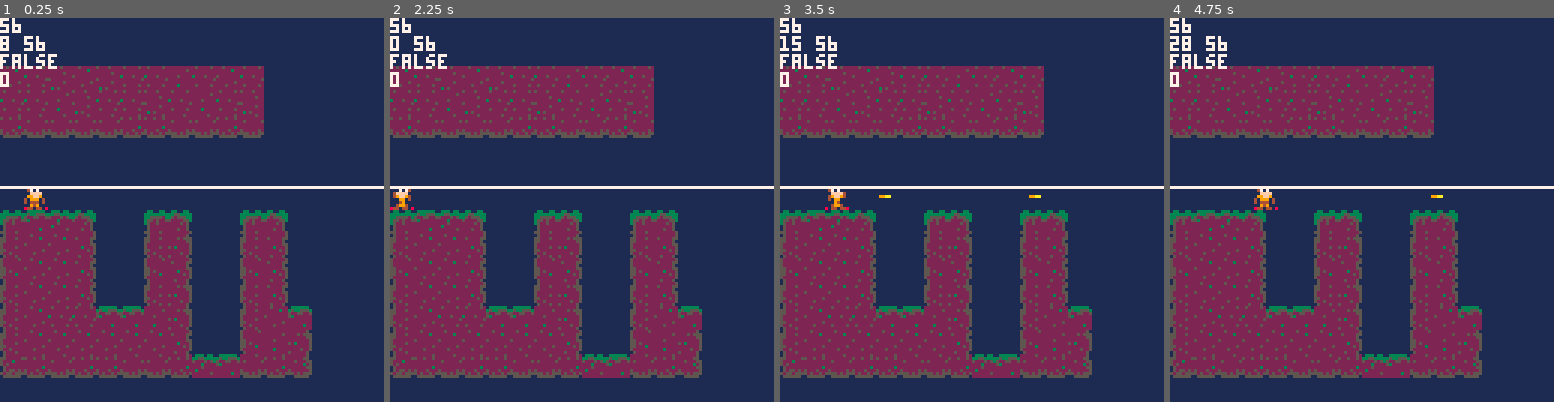
Above: before the commit, frames 1-4 (left to right).
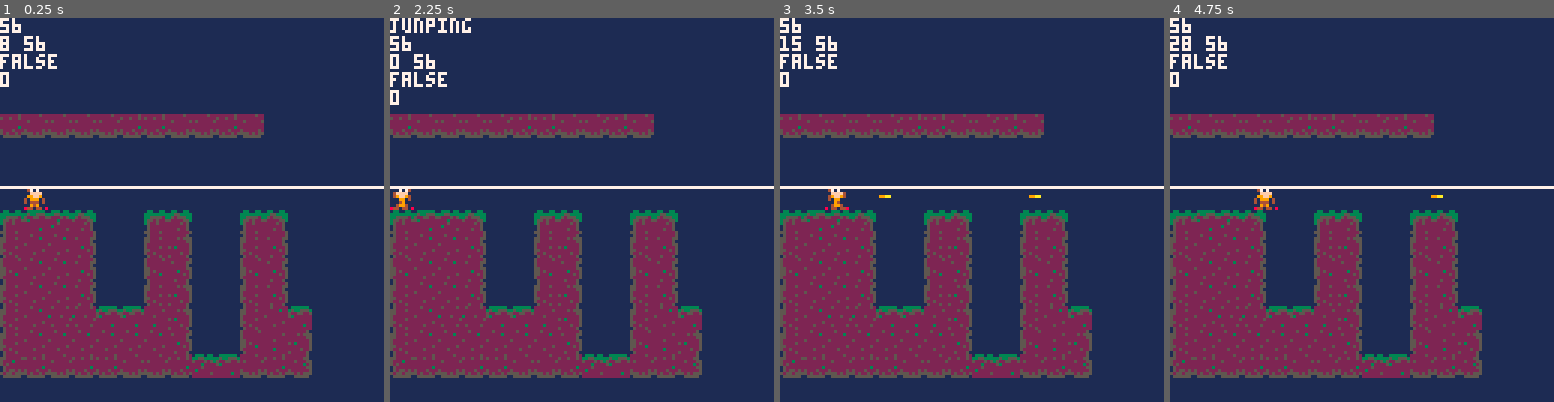
Above: after the commit, the same moments.

Repository: RicoP/picowiese
Game: PICO-8 cartridge mmm.p8
Same seed, same stepped clock (60 frames per second), same inputs: the game is played once before the commit and once after it.
Inputs:
- Up to frame 1 (0.25 s): no input
- Up to frame 2 (2.25 s): tap O (Z key) at 0.33, 0.7, 1.43, 2.22 s; tap X (X key) at 1.07, 2.07 s; hold Left from 1.97 s (still down)
- Up to frame 3 (3.5 s): release Left at 2.37 s; tap X (X key) every 0.33 s from 2.4 to 3.4 s; hold Down 2.42-2.82 s; hold Right from 2.87 s (still down); tap O (Z key) at 3.1 s
- Up to frame 4 (4.75 s): release Right at 3.53 s; hold Up 3.58-4.08 s; tap X (X key) every 0.33 s from 3.73 to 4.73 s; tap O (Z key) at 3.98 s; hold Right 4.13-4.53 s; hold Down from 4.58 s (still down)

The runs differ from the first frame. In frame 1, 8.5% of the frame differs, in the area x 0-69%, y 12-25%; in frame 2, 9.3%, in the area x 0-69%, y 0-25%; in frame 3, 8.5%; in frame 4, 8.5%.

Commit message:
Mon Jun 17 21:56:15 CEST 2019

Diff:
--- a/mmm.p8
+++ b/mmm.p8
@@ -61,6 +61,7 @@
 end
 
 function _update()
+ cls(1)
  btn_update()
  p.state = p_state_stand
 
@@ -81,24 +82,24 @@
   --print(i)
   melon.x += melon.direction * melon_speed
  end
-end
-
-function _draw()
- cls(1)
- map(0)
-
- hero_draw(4,9)
-
- for i,melon in pairs(melons) do
-  spr(tile_melon, melon.x, melon.y, 1, 1, melon.direction == -1)
- end
-
- line(0, p.groundlevel, 128, p.groundlevel, 7)
 
  print(p.groundlevel)
  print(p.x .. " " .. p.y)
  print(p.y < p.groundlevel)
  print(p.jumpvel)
+end
+
+function _draw()
+ map(0)
+
+ hero_draw(4,9)
+
+ for i,melon in pairs(melons) do
+  spr(tile_melon, melon.x, melon.y, 1, 1, melon.direction == -1)
+ end
+
+ line(0, p.groundlevel, 128, p.groundlevel, 7)
+
  g_frame = g_frame + 1
 end
 
@@ -122,7 +123,13 @@
 -- movement functions
 
 function apply_hero_falling()
- if p.jumpvel < 0 then return end
+ if p.y < p.groundlevel then
+  p.jumpvel += 0.5
+ end
+
+ if p.jumpvel <= 0 then return end
+
+ print("falling")
 
  p.y += p.jumpvel
 
@@ -135,13 +142,16 @@
 end
 
 function apply_hero_jumping2()
- if p.jumpvel > 0 then return end
-
- --local y = p.y
- --y += p.jumpvel
+ if p.jumpvel >= 0 then return end
+
+ print("junping")
+
+ local y = p.y
+ y += p.jumpvel
 
  if p.y < p.groundlevel then
   p.jumpvel += 0.5
+  p.y = y
  else
   p.jumpvel = 0
   p.y = p.groundlevel
@@ -296,8 +305,8 @@
 __map__
 0000000000000000000000000000000000000000000000000000000000000000000000000000000000000000000000000000000000000000000000000000000000000000000000000000000000000000000000000000000000000000000000000000000000000000000000000000000000000000000000000000000000000000
 0000000000000000000000000000000000000000000000000000000000000000000000000000000000000000000000000000000000000000000000000000000000000000000000000000000000000000000000000000000000000000000000000000000000000000000000000000000000000000000000000000000000000000
-1626171617262627261626000000000000000000000000000000000000000000000000000000000000000000000000000000000000000000000000000000000000000000000000000000000000000000000000000000000000000000000000000000000000000000000000000000000000000000000000000000000000000000
-2626271726261726272617000000000000000000000000000000000000000000000000000000000000000000000000000000000000000000000000000000000000000000000000000000000000000000000000000000000000000000000000000000000000000000000000000000000000000000000000000000000000000000
+0000000000000000000000000000000000000000000000000000000000000000000000000000000000000000000000000000000000000000000000000000000000000000000000000000000000000000000000000000000000000000000000000000000000000000000000000000000000000000000000000000000000000000
+0000000000000000000000000000000000000000000000000000000000000000000000000000000000000000000000000000000000000000000000000000000000000000000000000000000000000000000000000000000000000000000000000000000000000000000000000000000000000000000000000000000000000000
 3637373737363637373637000000000000000000000000000000000000000000000000000000000000000000000000000000000000000000000000000000000000000000000000000000000000000000000000000000000000000000000000000000000000000000000000000000000000000000000000000000000000000000
 0000000000000000000000000000000000000000000000000000000000000000000000000000000000000000000000000000000000000000000000000000000000000000000000000000000000000000000000000000000000000000000000000000000000000000000000000000000000000000000000000000000000000000
 0000000000000000000000000000000000000000000000000000000000000000000000000000000000000000000000000000000000000000000000000000000000000000000000000000000000000000000000000000000000000000000000000000000000000000000000000000000000000000000000000000000000000000
